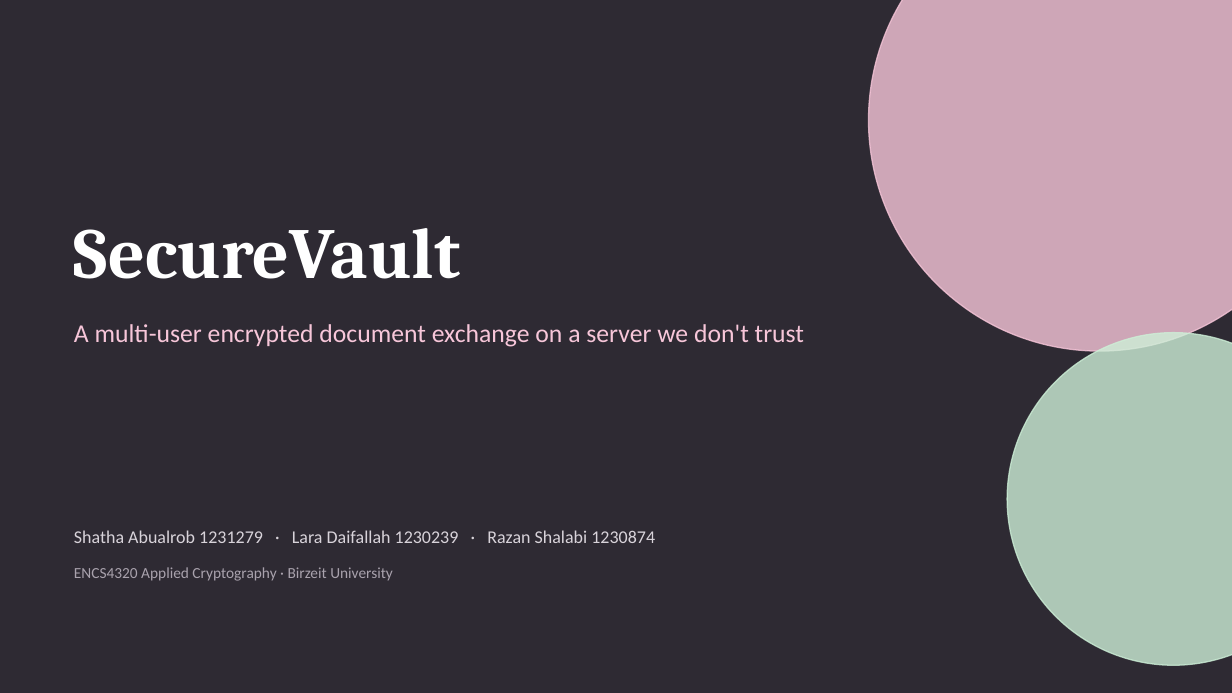
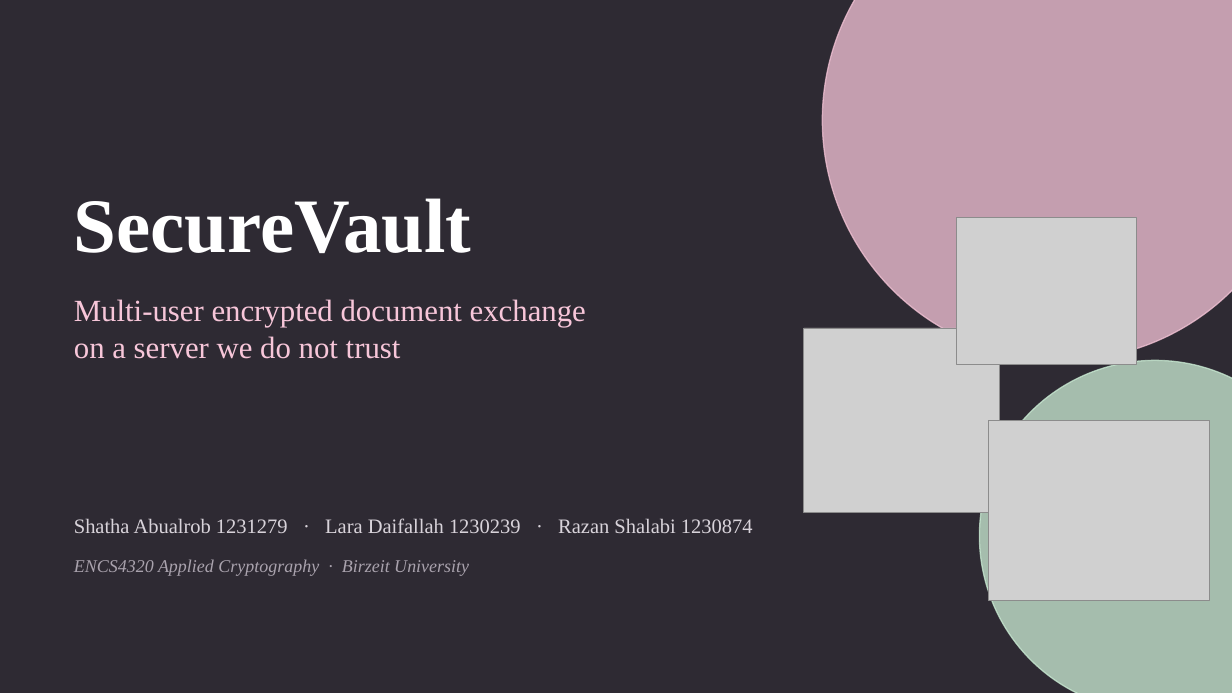
Before and after one commit to Holmes-99/SecureVault, a slide deck: slide 1 of slides/SecureVault.pptx. Drawn at 1232x693 pixels with LibreOffice and Linux fonts; fonts in the diff are those of the drawing; grey boxes stand for pictures. Boxes give left, top, right and bottom in pixels: in the first picture for what was removed or moved away, otherwise in the second. Text is boxed around its words. In the diff, an @@ line names an element or a change of style, - is before the commit and + after.

Commit message:
update slides

```diff
--- a/slides/SecureVault.pptx
+++ b/slides/SecureVault.pptx
@@ ellipse: place and size @@
-ellipse at box(869, 0, 1232, 351)
+ellipse at box(823, 0, 1232, 360)
@@ ellipse at box(823, 0, 1232, 360): fill #F7C6D9 at 80% opacity to #F7C6D9 at 75% opacity @@
@@ text "SecureVault": place and size @@
-text "SecureVault" at box(74, 228, 461, 279)
+text "SecureVault" at box(74, 198, 472, 253)
@@ text "SecureVault" at box(74, 198, 472, 253): size 56 to 60 pt, font Cambria to Times New Roman; vertical alignment middle to top @@
@@ picture added at box(957, 217, 1137, 365) @@
@@ text at box(74, 299, 586, 359): text changed; size 20 to 24 pt; font Calibri to Times New Roman @@
-A multi-user encrypted document exchange on a server we don't trust
+Multi-user encrypted document exchange
+on a server we do not trust
@@ text "Multi-user encrypted document exchange" at box(74, 299, 586, 359): vertical alignment middle to top @@
@@ picture added at box(804, 328, 1000, 513) @@
@@ ellipse: place and size @@
-ellipse at box(1007, 333, 1232, 665)
+ellipse at box(980, 360, 1232, 693)
@@ ellipse at box(980, 360, 1232, 693): fill #CDEFD7 at 80% opacity to #CDEFD7 at 75% opacity @@
@@ picture added at box(989, 421, 1210, 601) @@
@@ text "Shatha Abualrob 1231279 · Lara ..." at box(74, 518, 753, 533): size 14 to 16 pt, font Calibri to Times New Roman; vertical alignment middle to top @@
@@ text "ENCS4320 Applied Cryptography · Birzeit ..." at box(74, 559, 469, 576): size 12 to 14 pt, font Calibri to Times New Roman, italic on; vertical alignment middle to top @@
```
Also in this commit, not shown: 3 other slides changed, 25 slides added, 13 slides removed.
